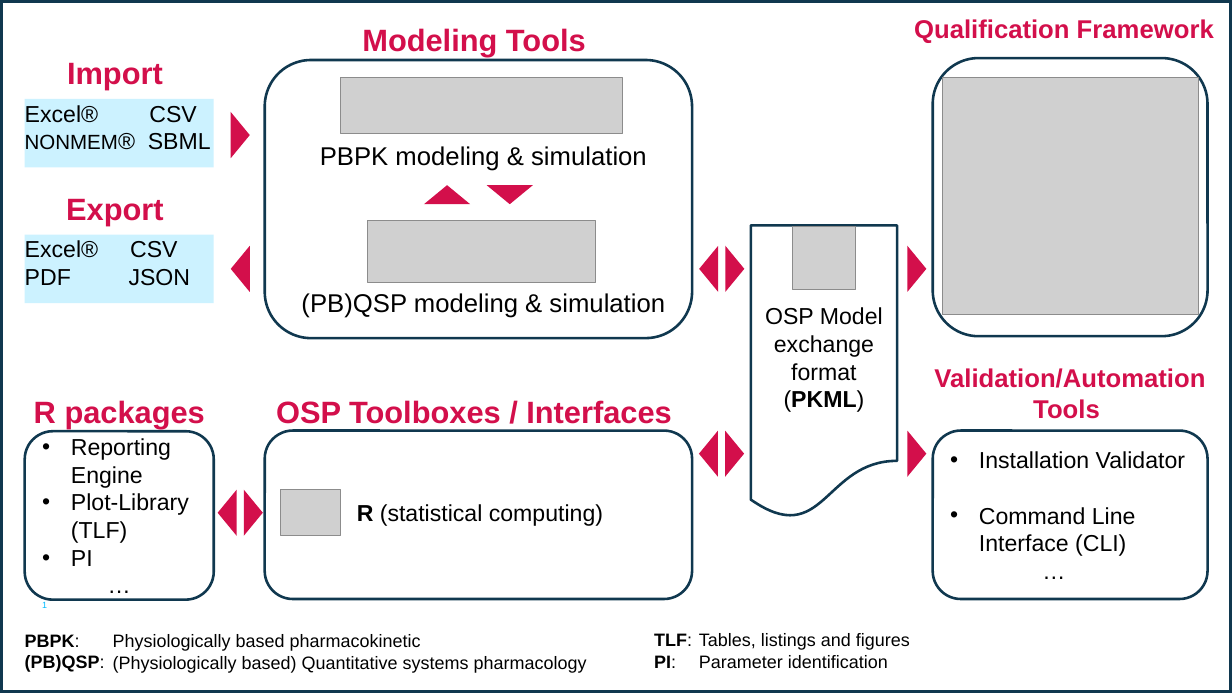
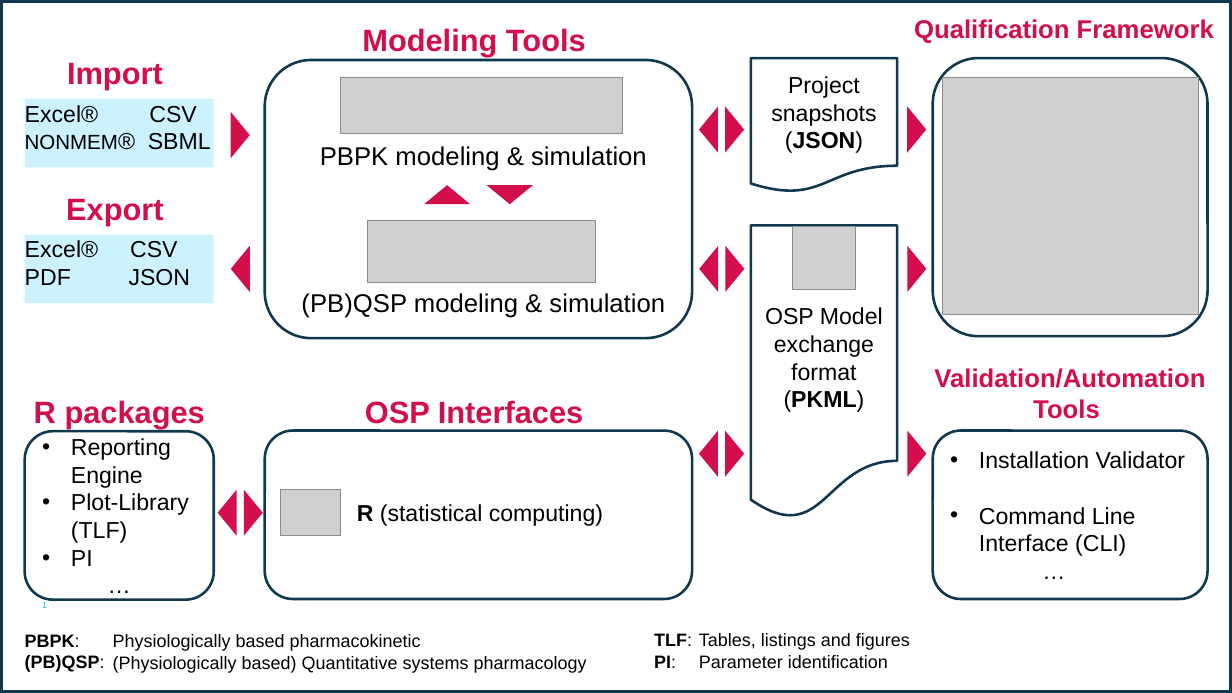
Before and after one commit to Open-Systems-Pharmacology/Suite, a slide deck: slide 1 of OSP_software_landscape.pptx. Drawn at 1232x693 pixels with LibreOffice and Linux fonts; fonts in the diff are those of the drawing; grey boxes stand for pictures. Boxes give left, top, right and bottom in pixels: in the first picture for what was removed or moved away, otherwise in the second. Text is boxed around its words. In the diff, an @@ line names an element or a change of style, - is before the commit and + after.

```diff
--- a/OSP_software_landscape.pptx
+++ b/OSP_software_landscape.pptx
@@ flow chart document added at (751, 58, 897, 192), outline #10384F 2 pt, 18 pt, text #000000 @@
+Project snapshots
+(JSON)
@@ triangle added at (699, 107, 719, 153), fill #D30F4B @@
@@ triangle added at (725, 107, 744, 153), fill #D30F4B @@
@@ triangle added at (907, 107, 927, 153), fill #D30F4B @@
@@ text at (365, 400, 584, 424): text changed @@
-OSP Toolboxes / Interfaces
+OSP Interfaces
```
Also in this commit, not shown: 2 other files.
